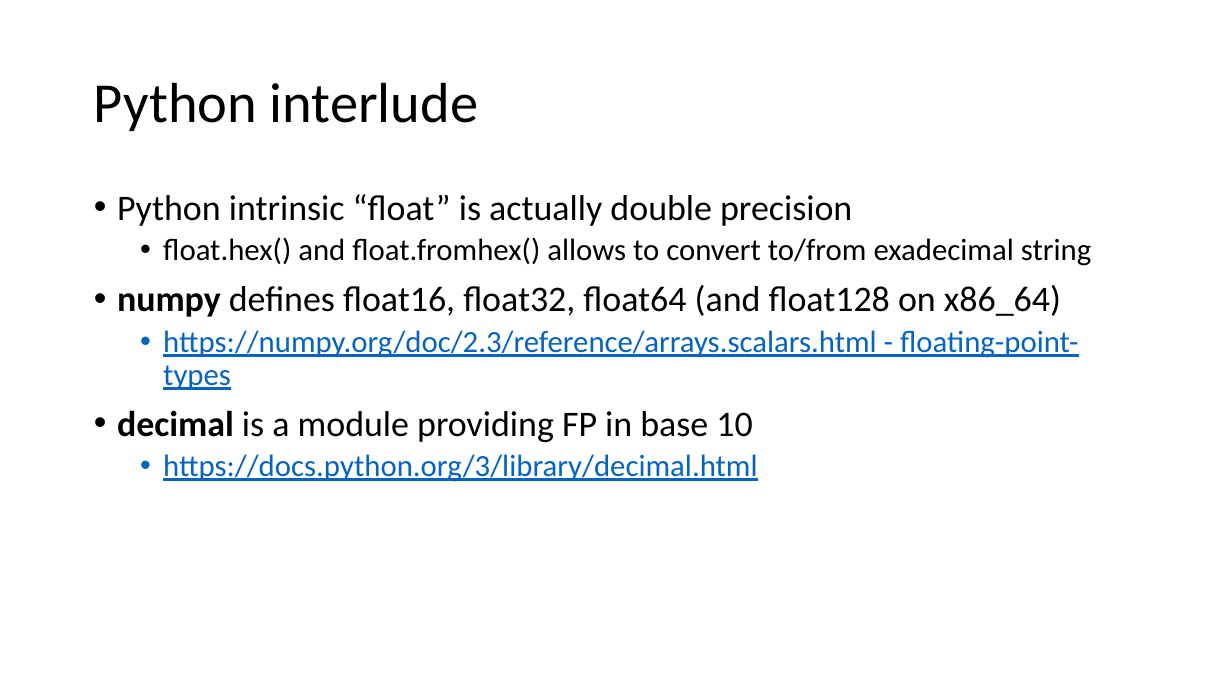
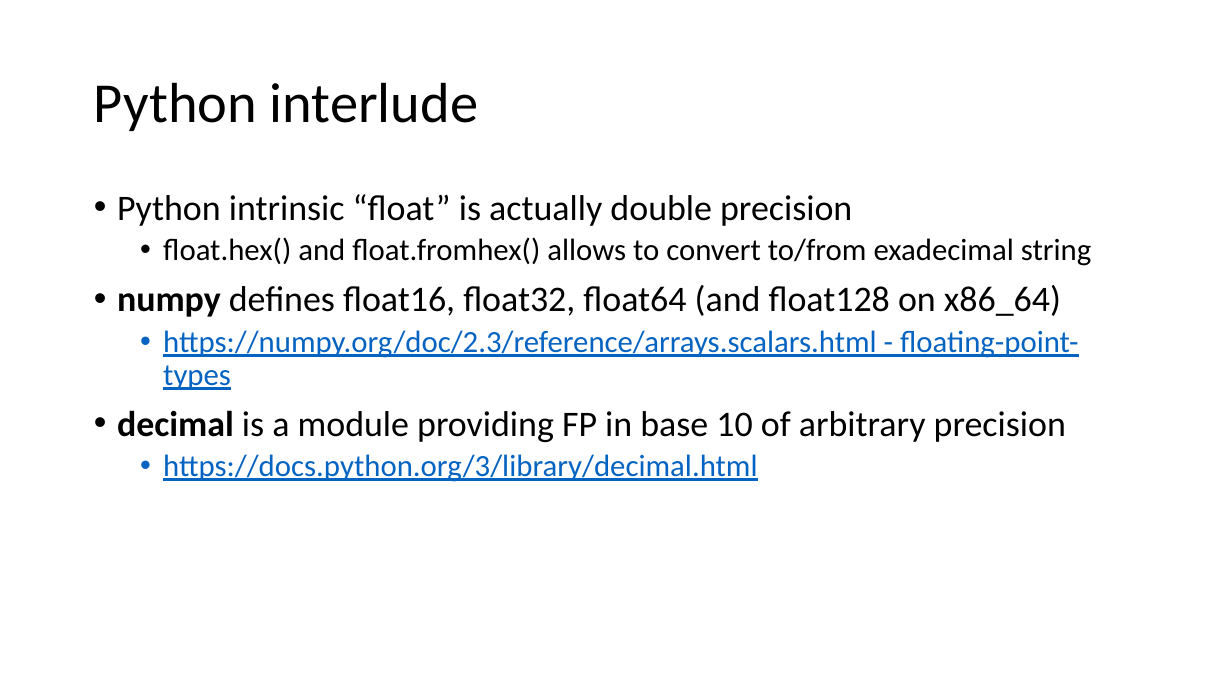
Before and after one commit to VinInn/FPCourse, a slide deck: slide 14 of Slides/FPforScientist.pptx. Drawn at 1232x693 pixels with LibreOffice and Linux fonts; fonts in the diff are those of the drawing. Boxes give left, top, right and bottom in pixels: in the first picture for what was removed or moved away, otherwise in the second. Text is boxed around its words. In the diff, an @@ line names an element or a change of style, - is before the commit and + after.

```diff
--- a/Slides/FPforScientist.pptx
+++ b/Slides/FPforScientist.pptx
@@ text at (x1=117, y1=410, x2=1066, y2=442): text changed @@
-• decimal is a module providing FP in base 10
+• decimal is a module providing FP in base 10 of arbitrary precision
```
Also in this commit, not shown: 5 other slides changed, 3 slides added.
